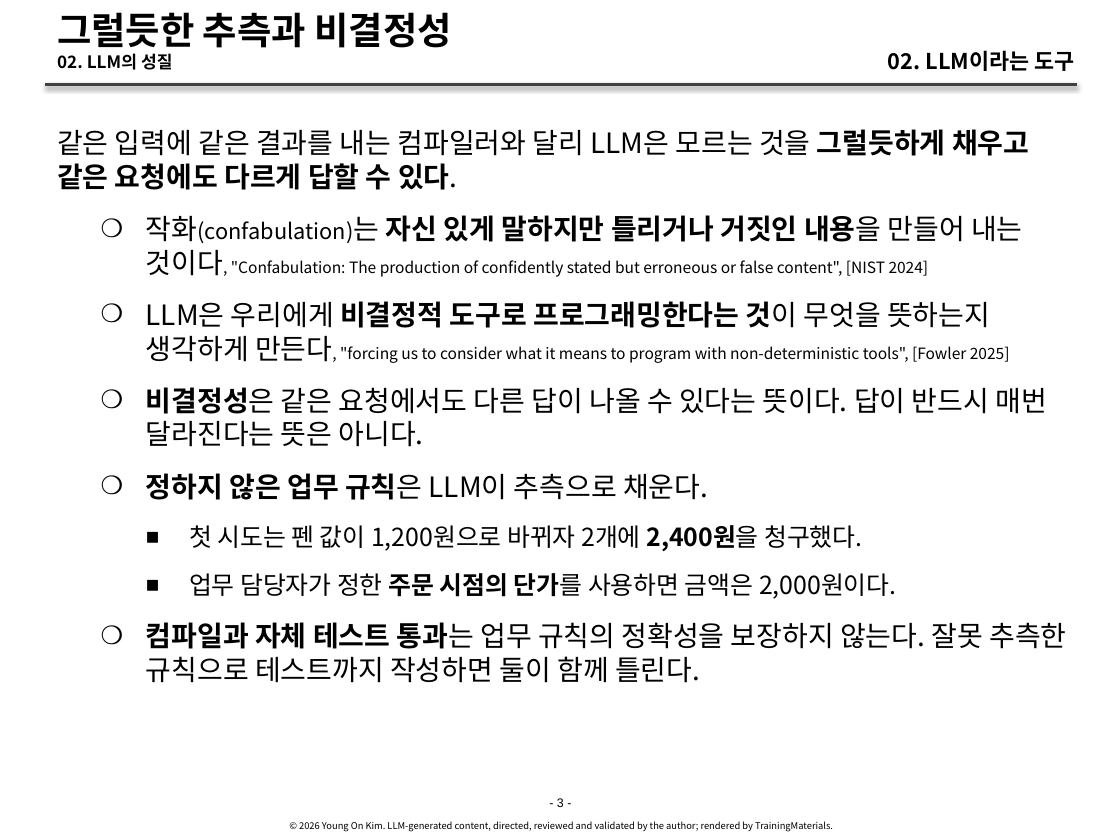
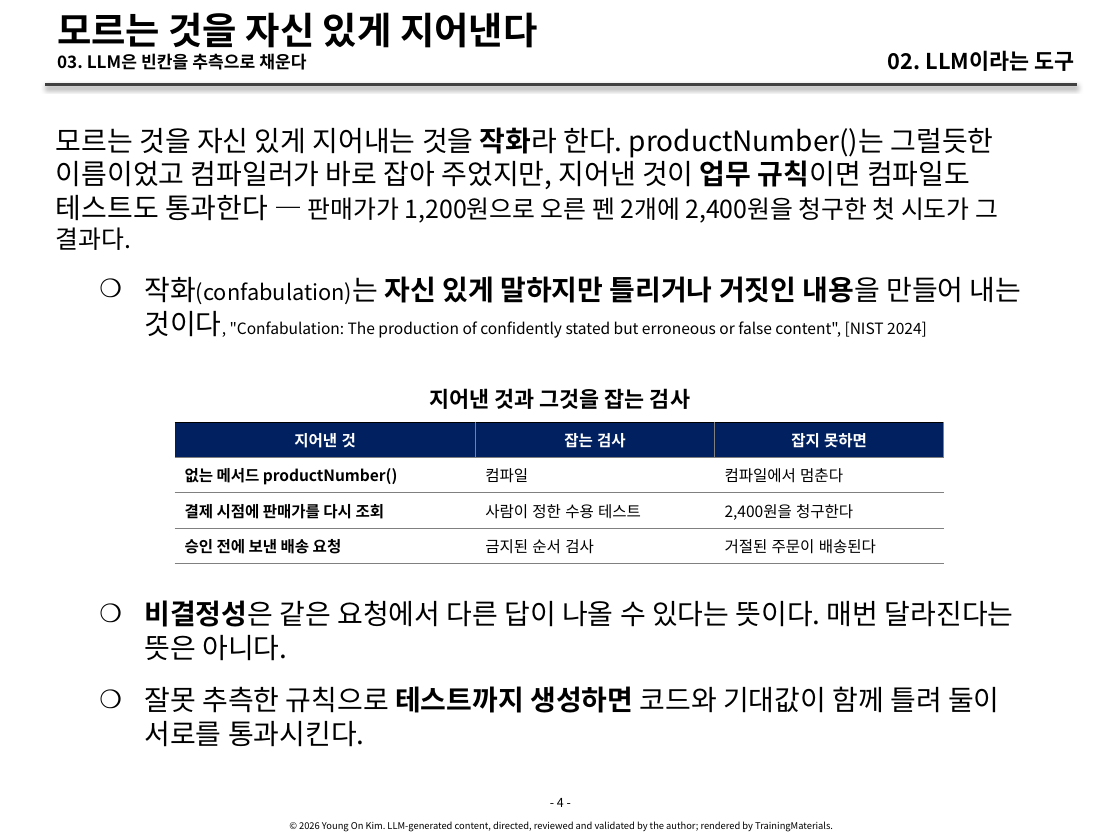
Before and after one commit to YoungSan77/TrainingMaterials, a slide deck: slide 4 of courses/ai-native/sessions/s02.pptx (slide 3 before the commit). Drawn at 1120x840 pixels with LibreOffice and Linux fonts; fonts in the diff are those of the drawing. Boxes give left, top, right and bottom in pixels: in the first picture for what was removed or moved away, otherwise in the second. Text is boxed around its words. In the diff, an @@ line names an element or a change of style, - is before the commit and + after.

```diff
--- a/courses/ai-native/sessions/s02.pptx
+++ b/courses/ai-native/sessions/s02.pptx
@@ title at <box>57,12,537,70</box>: text changed; size 24 to 11 pt @@
-그럴듯한 추측과 비결정성
-02. LLM의 성질
+모르는 것을 자신 있게 지어낸다
+03. LLM은 빈칸을 추측으로 채운다
@@ text added at <box>56,127,1022,338</box>, 18 pt, text #000000 @@
+모르는 것을 자신 있게 지어내는 것을 작화라 한다. productNumber()는 그럴듯한 이름이었고 컴파일러가 바로 잡아 주었지만, 지어낸 것이 업무 규칙이면 컴파일도 테스트도 통과한다 — 판매가가 1,200원으로 오른 펜 2개에 2,400원을 청구한 첫 시도가 그 결과다.
+    ❍ 작화(confabulation)는 자신 있게 말하지만 틀리거나 거짓인 내용을 만들어 내는 것이다, "Confabulation: The production of confidently stated but erroneous or false content", [NIST 2024]
@@ text removed at <box>57,129,1066,683</box> @@
-같은 입력에 같은 결과를 내는 컴파일러와 달리 LLM은 모르는 것을 그럴듯하게 채우고 같은 요청에도 다르게 답할 수 있다.
-    ❍ 작화(confabulation)는 자신 있게 말하지만 틀리거나 거짓인 내용을 만들어 내는 것이다, "Confabulation: The production of confidently stated but erroneous or false content", [NIST 2024]
-    ❍ LLM은 우리에게 비결정적 도구로 프로그래밍한다는 것이 무엇을 뜻하는지 생각하게 만든다, "forcing us to consider what it means to program with non-deterministic tools", [Fowler 2025]
-    ❍ 비결정성은 같은 요청에서도 다른 답이 나올 수 있다는 뜻이다. 답이 반드시 매번 달라진다는 뜻은 아니다.
-    ❍ 정하지 않은 업무 규칙은 LLM이 추측으로 채운다.
-      ■ 첫 시도는 펜 값이 1,200원으로 바뀌자 2개에 2,400원을 청구했다.
-      ■ 업무 담당자가 정한 주문 시점의 단가를 사용하면 금액은 2,000원이다.
-    ❍ 컴파일과 자체 테스트 통과는 업무 규칙의 정확성을 보장하지 않는다. 잘못 추측한 규칙으로 테스트까지 작성하면 둘이 함께 틀린다.
@@ text added at <box>429,388,690,409</box>, 14 pt, text #000000, bold @@
+지어낸 것과 그것을 잡는 검사
@@ table added at <box>175,422,944,563</box>, 4 rows, 3 columns @@
+지어낸 것 | 잡는 검사 | 잡지 못하면
+없는 메서드 productNumber() | 컴파일 | 컴파일에서 멈춘다
+결제 시점에 판매가를 다시 조회 | 사람이 정한 수용 테스트 | 2,400원을 청구한다
+승인 전에 보낸 배송 요청 | 금지된 순서 검사 | 거절된 주문이 배송된다
@@ text added at <box>144,600,1014,747</box>, 18 pt, text #000000 @@
+    ❍ 비결정성은 같은 요청에서 다른 답이 나올 수 있다는 뜻이다. 매번 달라진다는 뜻은 아니다.
+    ❍ 잘못 추측한 규칙으로 테스트까지 생성하면 코드와 기대값이 함께 틀려 둘이 서로를 통과시킨다.
@@ text at <box>557,798,564,807</box>: text changed; font Arial to Noto Sans CJK KR @@
-- 3 -
+- 4 -
```
Also in this commit, not shown: 18 other slides changed, 7 slides added, 1 slide removed, 52 other files.
